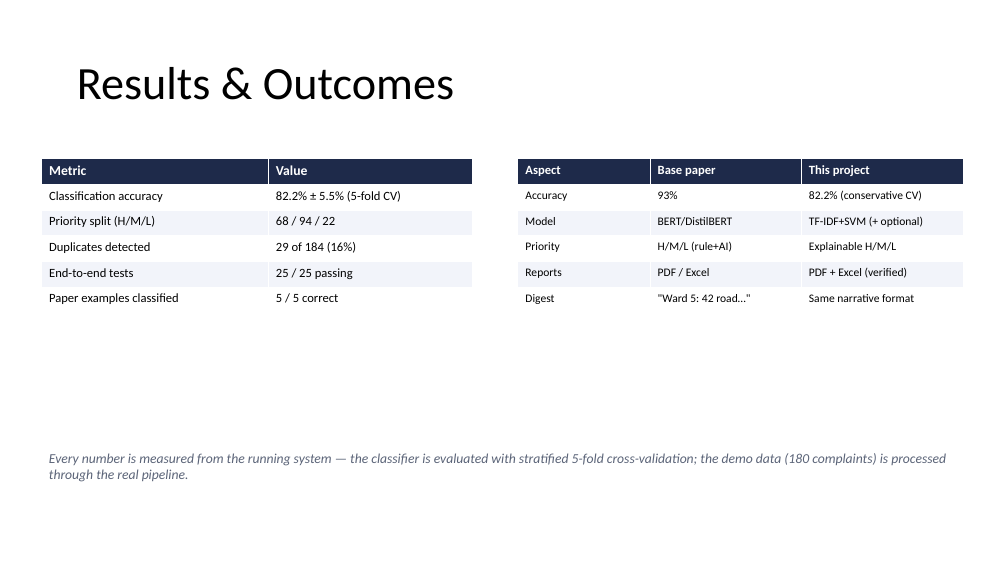
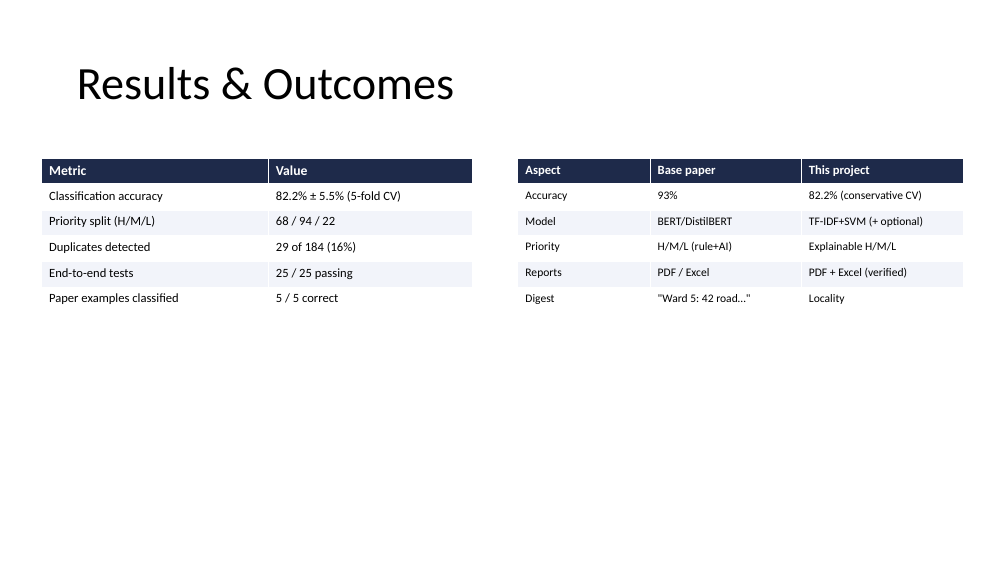
Before and after one commit to Mudit021/CivicSense-AI-Based-Citizen-Complaint-Analyzer, a slide deck: slide 20 of Project_Presentation.pptx (slide 11 before the commit). Drawn at 1008x567 pixels with LibreOffice and Linux fonts; fonts in the diff are those of the drawing. Boxes give left, top, right and bottom in pixels: in the first picture for what was removed or moved away, otherwise in the second. Text is boxed around its words. In the diff, an @@ line names an element or a change of style, - is before the commit and + after.

```diff
--- a/Project_Presentation.pptx
+++ b/Project_Presentation.pptx
@@ table at [518,159,964,313] @@
-row 6, column 3: Same narrative format
+row 6, column 3: Locality
@@ text removed at [49,453,946,482] @@
-Every number is measured from the running system — the classifier is evaluated with stratified 5-fold cross-validation; the demo data (180 complaints) is processed through the real pipeline.
```
Also in this commit, not shown: 6 other slides changed, 10 slides added, 1 slide removed, 51 other files.
